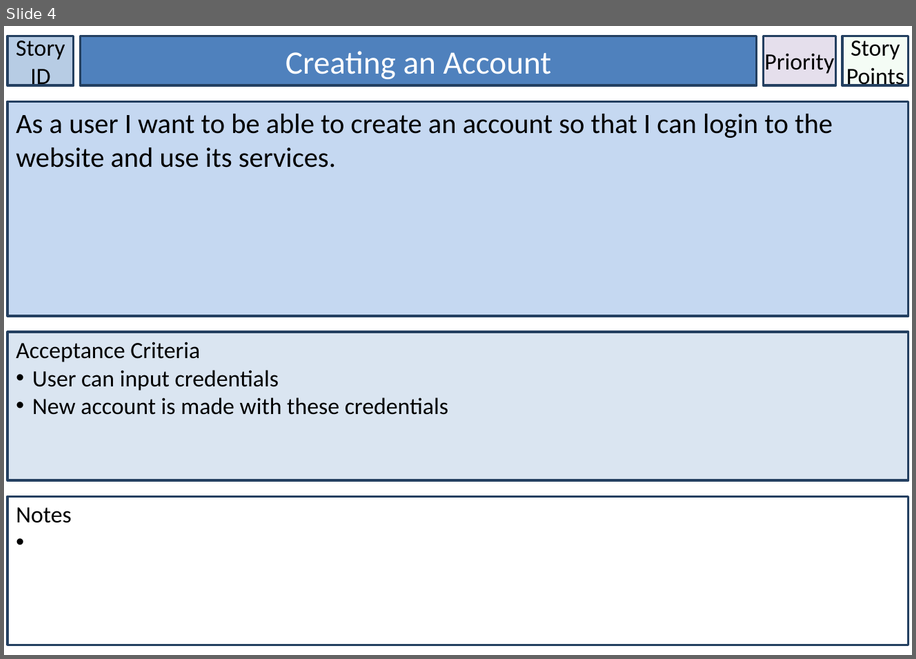
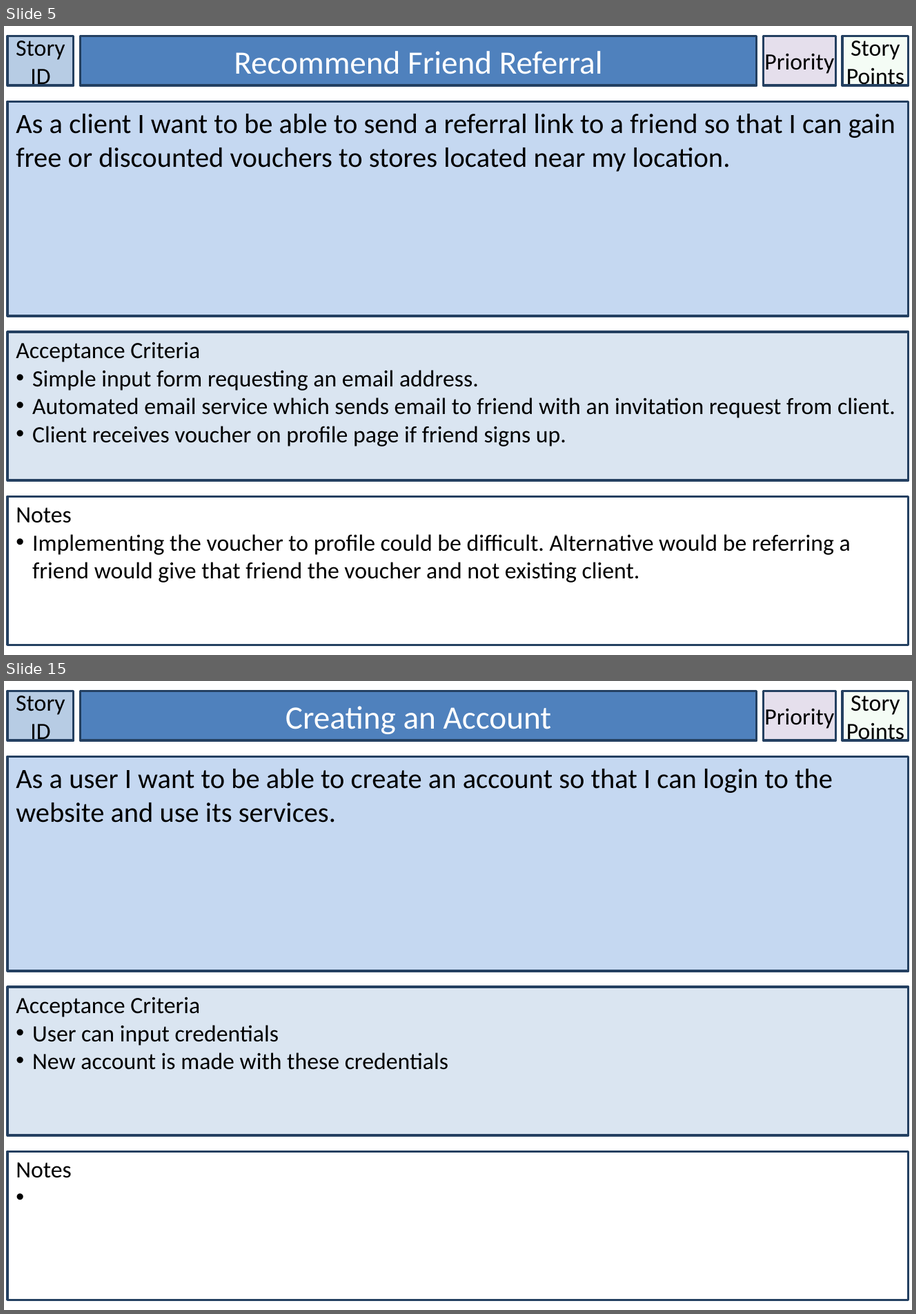
Before and after one commit to lowejosh/Django-landmarks, a slide deck: Story Cards.pptx. Shown one above the other, each under a label of ours: slide 4 before the commit, slides 5 and 15 after it; the slides between them are not shown. The pictures are 916x659 and 916x1314 pixels, drawn with LibreOffice and Linux fonts; fonts in the diff are those of the drawing. Boxes give left, top, right and bottom in pixels: in the first picture for what was removed or moved away, otherwise in the second. Text is boxed around its words. In the diff, an @@ line names an element or a change of style, - is before the commit and + after.

```diff
--- a/Story Cards.pptx
+++ b/Story Cards.pptx
@@ slide 5 added at (x1=4, y1=26, x2=912, y2=655), background #FFFFFF @@
@@ rectangle added at (x1=7, y1=36, x2=74, y2=85), fill #B7CCE4, outline #244061 2 pt, 20 pt, text #000000 @@
+Story ID
@@ rectangle added at (x1=81, y1=36, x2=757, y2=85), fill #4F81BD, outline #244061 2 pt, 28 pt, text #FFFFFF @@
+Recommend Friend Referral
@@ rectangle added at (x1=764, y1=36, x2=837, y2=85), fill #E5DFEC, outline #244061 2 pt, 20 pt, text #000000 @@
+Priority
@@ rectangle added at (x1=842, y1=36, x2=909, y2=85), fill #CCF0CD at 20% opacity, outline #244061 2 pt, 20 pt, text #000000 @@
+Story Points
@@ rectangle added at (x1=7, y1=101, x2=909, y2=316), fill #C5D8F1, outline #244061 2 pt, 24 pt, text #000000 @@
+As a client I want to be able to send a referral link to a friend so that I can gain free or discounted vouchers to stores located near my location.
@@ rectangle added at (x1=7, y1=332, x2=909, y2=481), fill #DAE5F1, outline #244061 2 pt, 20 pt, text #000000 @@
+Acceptance Criteria
+• Simple input form requesting an email address.
+• Automated email service which sends email to friend with an invitation request from client.
+• Client receives voucher on profile page if friend signs up.
@@ rectangle added at (x1=7, y1=497, x2=909, y2=645), fill #FFFFFF, outline #244061 2 pt, 20 pt, text #000000 @@
+Notes
+• Implementing the voucher to profile could be difficult. Alternative would be referring a friend would give that friend the voucher and not existing client.
@@ what was slide 4 is now slide 15 @@
```
Also in this commit, not shown: 3 slides changed, 28 other slides added, 1 other file.
